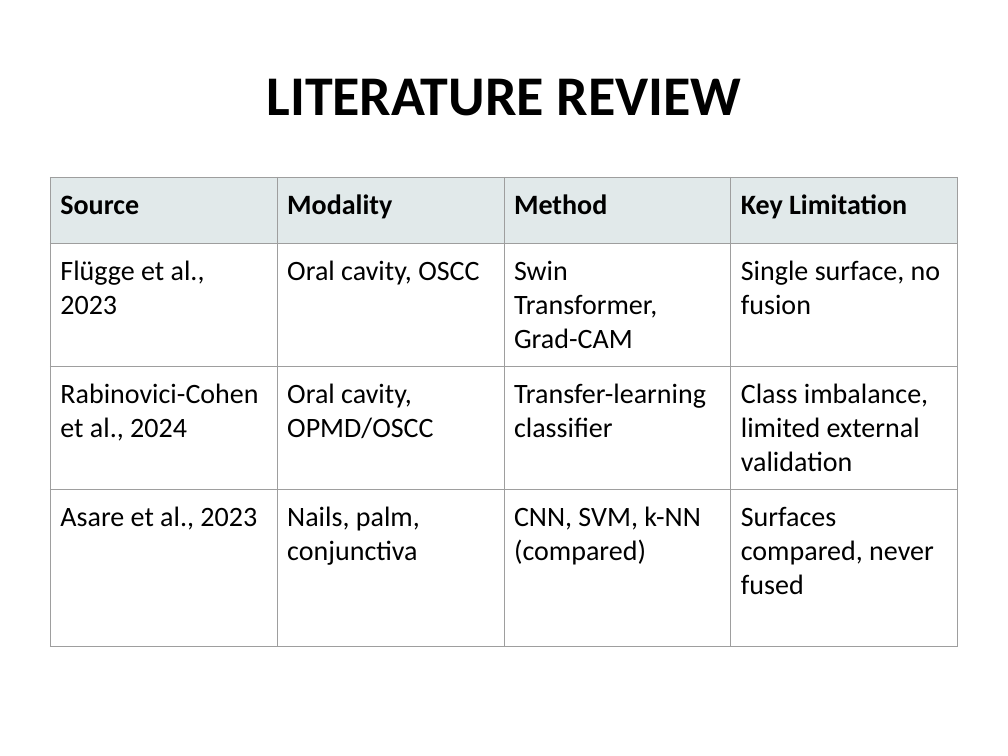
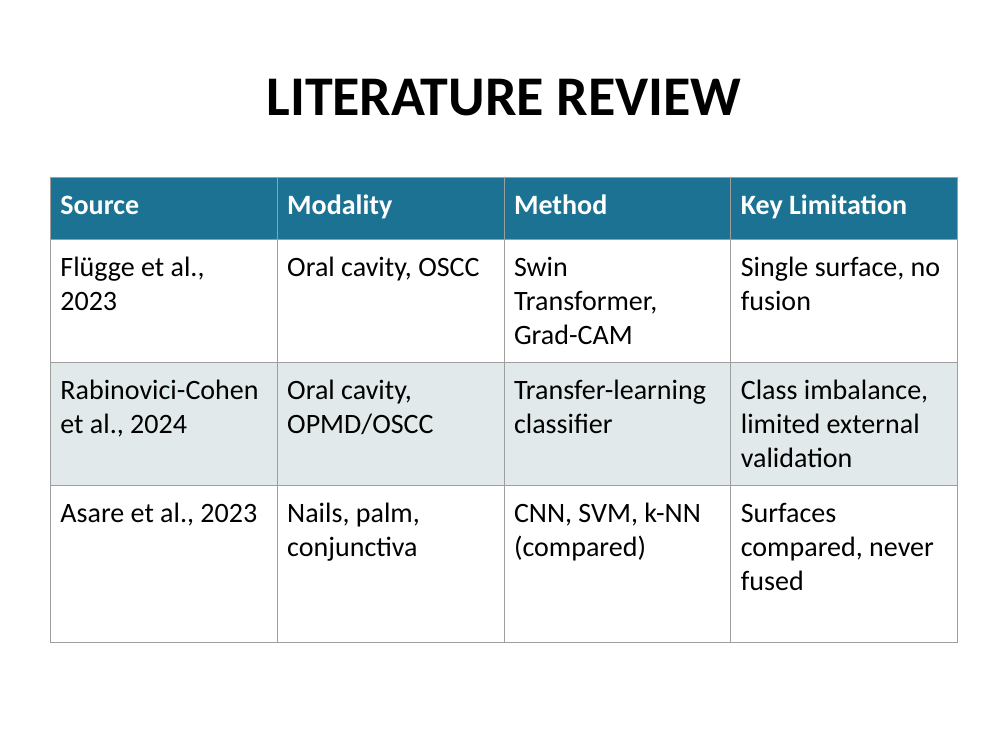
Before and after one commit to Jaffar-Kazmi/BodyScan, a slide deck: slide 7 of docs/proposal/slides.pptx. Drawn at 1008x756 pixels with LibreOffice and Linux fonts; fonts in the diff are those of the drawing; background and template pictures are left out. Boxes give left, top, right and bottom in pixels: in the first picture for what was removed or moved away, otherwise in the second. Text is boxed around its words. In the diff, an @@ line names an element or a change of style, - is before the commit and + after.

```diff
--- a/docs/proposal/slides.pptx
+++ b/docs/proposal/slides.pptx
@@ table at (50,177,958,595) @@
@@ fill #E1E9EA to #1C7293 in row 1 @@
@@ fill none to #E1E9EA in row 3 @@
@@ text colour #000000 to #FFFFFF in "Source", "Modality", "Method", "Key Limitation" @@
```
Also in this commit, not shown: 13 other slides changed, 9 slides added, 5 slides removed.
